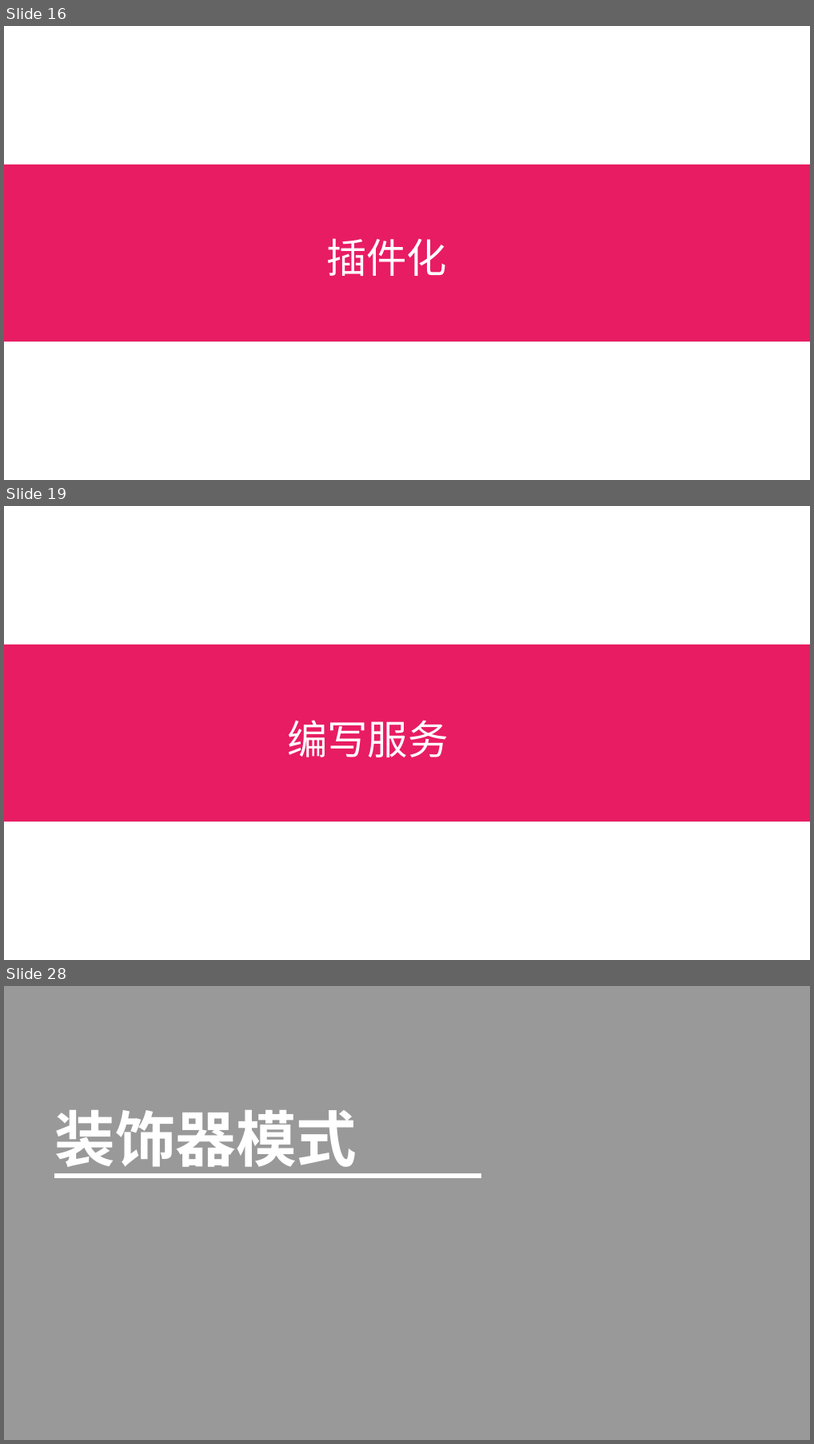
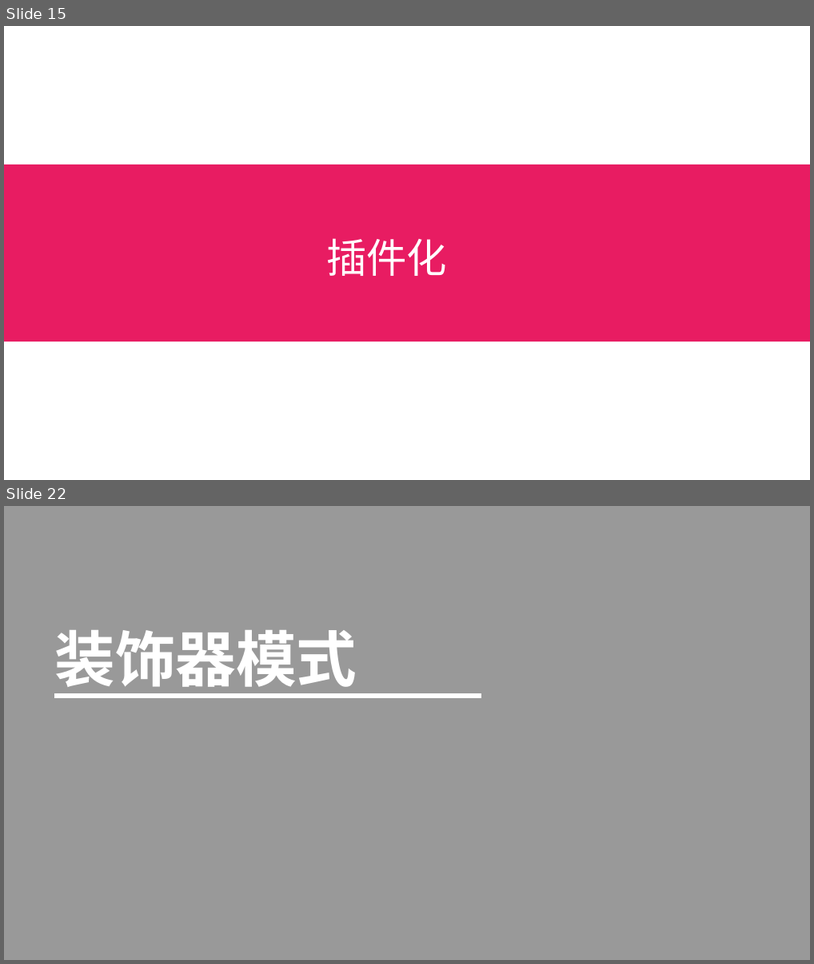
Before and after one commit to printfcoder/stack-rpc-tutorials, a slide deck: others/share/learning-go/【第一期】Go-Micro框架设计.pptx. Shown one above the other, each under a label of ours: slides 16, 19 and 28 before the commit, slides 15 and 22 after it; the slides between them are not shown. The pictures are 814x1444 and 814x964 pixels, drawn with LibreOffice and Linux fonts; fonts in the diff are those of the drawing. Boxes give left, top, right and bottom in pixels: in the first picture for what was removed or moved away, otherwise in the second. Text is boxed around its words. In the diff, an @@ line names an element or a change of style, - is before the commit and + after.

```diff
--- a/others/share/learning-go/【第一期】Go-Micro框架设计.pptx
+++ b/others/share/learning-go/【第一期】Go-Micro框架设计.pptx
@@ slide 19 removed at (4, 506, 810, 960), background #FFFFFF; not listed: 1 template element that a slide beside it also shows @@
@@ title removed at (287, 720, 449, 757) @@
-编写服务
@@ what was slide 16 is now slide 15 @@
@@ what was slide 28 is now slide 22 @@
```
Also in this commit, not shown: 6 slides changed, 3 slides added, 8 other slides removed.
